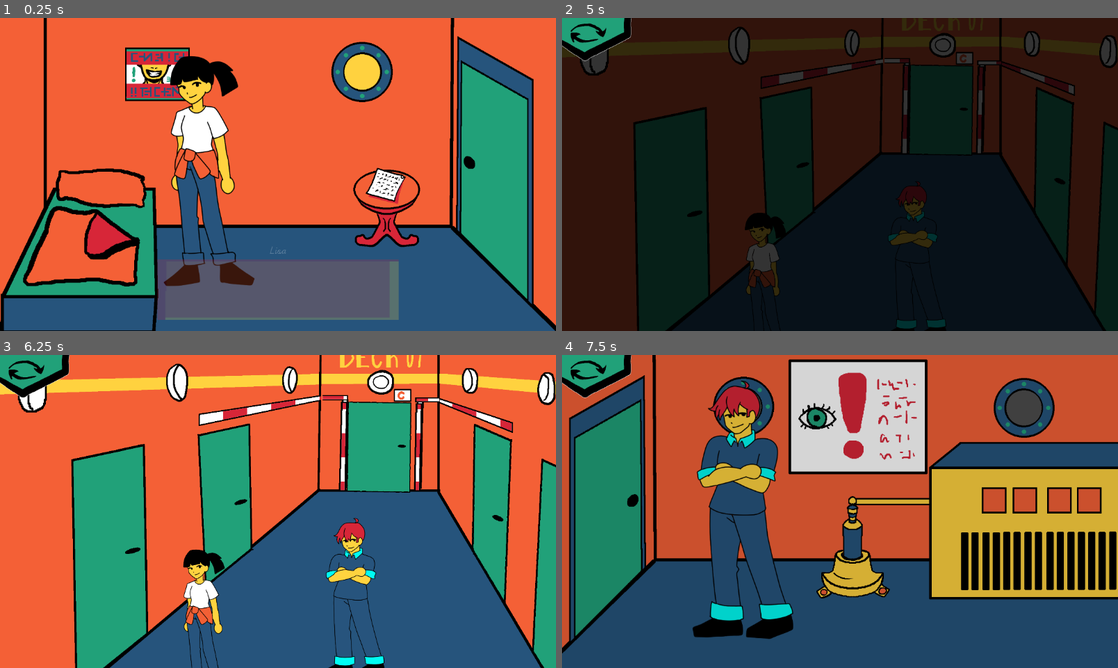
Above: before the commit, frames 1-4 (two rows, left to right).
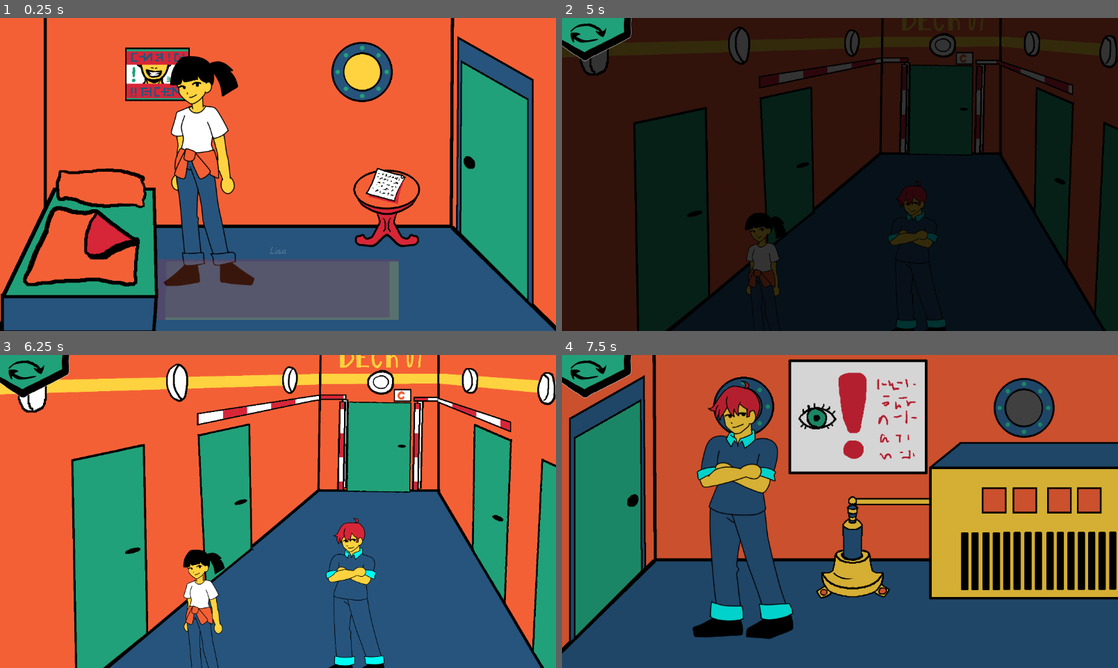
Above: after the commit, the same moments.

Repository: jame581/BrainAndGut
Game: Godot game, scene res://maps/main_level.tscn
Same seed, same stepped clock (60 frames per second), same inputs: the game is played once before the commit and once after it. This scene is started directly instead of the project's main scene. Sound files missing from this copy of the repository are replaced by a short silence.
Inputs (mouse positions are in pixels of both pictures, inside the frame that each line leads up to):
- Up to frame 1 (0.25 s): no input
- Up to frame 2 (5 s): move the mouse to (945, 180) at 0.52 s; press the mouse at (945, 180) at 0.53 s; move the mouse to (1040, 180) at 1.27 s; release the mouse at (1040, 180) at 1.28 s; click (1040, 180) at 1.35 s; move the mouse to (895, 105) at 2.02 s; hold Tab (next_level) 2.03-2.78 s; click (895, 105) at 2.3 s; move the mouse to (639, 180) at 2.77 s; click (639, 180) at 2.85 s; move the mouse to (1006, 221) at 3.52 s; press the mouse at (1006, 221) at 3.53 s; move the mouse to (673, 127) at 4.27 s; release the mouse at (673, 127) at 4.28 s; tap Tab (next_level) at 4.35 s; click (673, 127) at 4.55 s
- Up to frame 3 (6.25 s): move the mouse to (227, 502) at 5.02 s; press the mouse at (227, 502) at 5.03 s; move the mouse to (489, 502) at 5.77 s; release the mouse at (489, 502) at 5.78 s; click (489, 502) at 5.85 s
- Up to frame 4 (7.5 s): move the mouse to (962, 495) at 6.52 s; hold Tab (next_level) 6.53-7.28 s; click (962, 495) at 6.8 s; move the mouse to (995, 498) at 7.27 s; click (995, 498) at 7.35 s

The runs differ from the first frame. In frame 2, 0.9% of the frame differs, in the area x 35-93%, y 12-44%; in frame 3, 1.3%; in frame 4, less than 0.1%.

Commit message:
Check for interaction distance added

Diff:
--- a/project/maps/main_level.tscn
+++ b/project/maps/main_level.tscn
@@ -15,7 +15,6 @@
 [ext_resource type="PackedScene" uid="uid://dawdndhy5pp3e" path="res://scenes/characters/gut.tscn" id="13_xucwh"]
 
 [node name="MainLevel" type="Node2D" node_paths=PackedStringArray("sublevels")]
-position = Vector2(-9, -3)
 script = ExtResource("1_johgq")
 sublevels = [NodePath("Rooms/Room-Brain"), NodePath("Rooms/Room-Guts"), NodePath("Rooms/Room-Corridor"), NodePath("Rooms/Room-Engine"), NodePath("Rooms/Room-Control"), NodePath("Rooms/Room-Corridor-Gut"), NodePath("Rooms/Room-Brain-Begin")]
 
@@ -103,12 +102,14 @@
 [node name="Brain" parent="." instance=ExtResource("12_f1qhn")]
 position = Vector2(-226, 0)
 interaction_allowed = 0
+interaction_distance = 350.0
 
 [node name="NavigationAgent2D" type="NavigationAgent2D" parent="Brain"]
 
 [node name="Gut" parent="." instance=ExtResource("13_xucwh")]
 character_type = 1
 interaction_allowed = 1
+interaction_distance = 350.0
 
 [node name="NavigationAgent2D" type="NavigationAgent2D" parent="Gut"]
 
--- a/project/maps/rooms/room_corridor.tscn
+++ b/project/maps/rooms/room_corridor.tscn
@@ -149,14 +149,14 @@
 zoom = Vector2(0.4, 0.4)
 
 [node name="CorridorDoorSmaller2" parent="." instance=ExtResource("10_4td0b")]
+position = Vector2(-237, -46)
 interaction_allowed = 0
 next_room = 4
 
 [node name="CorridorDoorSmaller3" parent="." instance=ExtResource("10_4td0b")]
-position = Vector2(838, 0)
+position = Vector2(1043, 31)
 rotation = 3.14159
 scale = Vector2(1, -1)
-cursor_texture = ExtResource("14_4wkwk")
 interaction_allowed = 1
 next_room = 3
 
--- a/project/maps/rooms/room_corridor_gut.tscn
+++ b/project/maps/rooms/room_corridor_gut.tscn
@@ -86,10 +86,9 @@
 show_instant = true
 
 [node name="CorridorDoor" parent="." instance=ExtResource("14_qm0i1")]
-position = Vector2(10, -2)
+position = Vector2(-829, 474)
 locked = true
 next_room = 0
-force_switch_sublevel = true
 
 [node name="SpawnPosition" type="Node2D" parent="."]
-position = Vector2(1032, 596)
+position = Vector2(970, 549)
--- a/project/scenes/debris.tscn
+++ b/project/scenes/debris.tscn
@@ -51,7 +51,7 @@
 
 [node name="AnimationPlayer" type="AnimationPlayer" parent="."]
 libraries = {
-"": SubResource("AnimationLibrary_321bu")
+&"": SubResource("AnimationLibrary_321bu")
 }
 
 [node name="InteractionArea" parent="." instance=ExtResource("3_k0vcc")]
--- a/project/scenes/props/corridor_door.tscn
+++ b/project/scenes/props/corridor_door.tscn
@@ -53,13 +53,12 @@
 
 [node name="AnimationPlayer" type="AnimationPlayer" parent="."]
 libraries = {
-"": SubResource("AnimationLibrary_r51ik")
+&"": SubResource("AnimationLibrary_r51ik")
 }
 
 [node name="InteractionArea" parent="." instance=ExtResource("2_xty6t")]
 
 [node name="CollisionShape2D" type="CollisionShape2D" parent="InteractionArea"]
-position = Vector2(-844.5, 268.25)
 shape = SubResource("RectangleShape2D_uwu60")
 
 [node name="AudioStreamPlayer" type="AudioStreamPlayer" parent="."]
--- a/project/scenes/props/corridor_door_smaller.tscn
+++ b/project/scenes/props/corridor_door_smaller.tscn
@@ -53,13 +53,12 @@
 
 [node name="AnimationPlayer" type="AnimationPlayer" parent="."]
 libraries = {
-"": SubResource("AnimationLibrary_r51ik")
+&"": SubResource("AnimationLibrary_r51ik")
 }
 
 [node name="InteractionArea" parent="." instance=ExtResource("3_ewehn")]
 
 [node name="CollisionShape2D" type="CollisionShape2D" parent="InteractionArea"]
-position = Vector2(-247.5, -43.75)
 shape = SubResource("RectangleShape2D_uwu60")
 
 [node name="AudioStreamPlayer" type="AudioStreamPlayer" parent="."]
--- a/project/scripts/components/interaction_area.gd
+++ b/project/scripts/components/interaction_area.gd
@@ -31,13 +31,13 @@
 
 
 func interact(body:Node2D) -> void:
-	print("FIRE DEBUG: InteractionArea interact()")
 	if body is CharacterBody2D:
 		if body.interaction_allowed == interaction_allowed or interaction_allowed == Global.InteractionAllowed.BOTH:
-			print("FIRE DEBUG: Character interacted")
+			print("InteractionArea: interacted with " + body.name)
 			emit_signal("interacted")
 
 
 func _on_input_event(_viewport:Node, event:InputEvent, _shape_idx:int) -> void:
 	if event is InputEventMouseButton and Input.is_action_just_pressed("click"):
 		Global.player_clicked_on_interacted(self)
+		print("InteractionArea _on_input_event() - Global player clicked on interacted")
--- a/project/scripts/player.gd
+++ b/project/scripts/player.gd
@@ -8,7 +8,7 @@
 @export var movement_speed: float = 300.0
 @export var interaction_allowed: Global.InteractionAllowed = Global.InteractionAllowed.BOTH
 @export var player_index: int = 0
-@export var interaction_distance: float = 100.0
+@export var interaction_distance: float = 250.0
 
 # load on ready variables
 @onready var animation_player: AnimationPlayer = $AnimationPlayer
@@ -88,8 +88,15 @@
 		velocity = Vector2.ZERO
 		play_animation()
 		if Global.player_payload:
-			Global.player_payload.interact(self)
-			Global.player_payload = null
+			# check if player is in interaction distance
+			print("Player " + name + " is in location: ", global_position)
+			print("Player payload is in global_position: ", Global.player_payload.global_position)
+			print("Player payload is in position: ", Global.player_payload.position)
+			print("Player " + name + " is in interaction distance: ", global_position.distance_to(Global.player_payload.global_position))
+			if global_position.distance_to(Global.player_payload.global_position) < interaction_distance:
+				Global.player_payload.interact(self)
+				print("Player " + name + " is interacting with: ", Global.player_payload)
+				Global.player_payload = null
 		return
 
 	var current_agent_position: Vector2 = global_position
